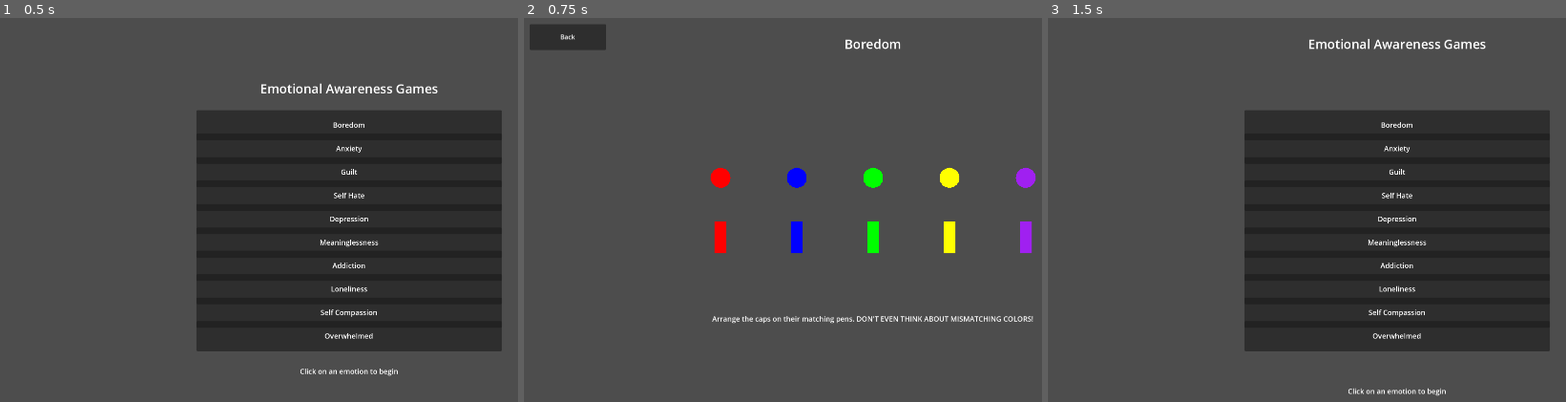
Above: before the commit, frames 1-3 (left to right).
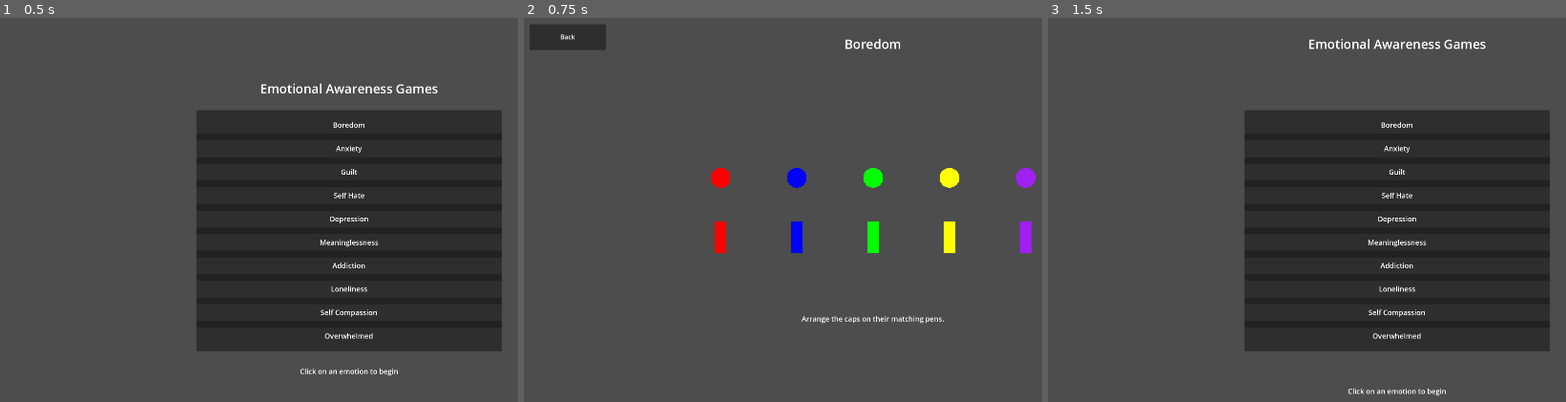
Above: after the commit, the same moments.

Repository: Erscheinung/awareness
Game: Godot game, scene res://main.tscn
The game is run twice, just before and just after one commit, with the same random seed, the same clock (stepped at 60 frames per second) and the same inputs.
Inputs:
- Up to frame 1 (0.5 s): no input
- Up to frame 2 (0.75 s): click "Boredom" at 0.5 s
- Up to frame 3 (1.5 s): click "Back" at 1.25 s

Frame 1 is identical in both runs. In frame 2, 0.6% of the frame differs, in the area x 36-99%, y 77-80%; in frame 3, nothing differs.

Commit message:
bug fixes

Diff:
--- a/main.gd
+++ b/main.gd
@@ -34,7 +34,7 @@
 var dragging_offset = Vector2.ZERO
 var boredom_stage = 0
 var boredom_messages = [
-	"Arrange the caps on their matching pens. DON'T EVEN THINK ABOUT MISMATCHING COLORS!",
+	"Arrange the caps on their matching pens.",
 	"That's not right. Try a different arrangement.",
 	"Still not correct. Try again but differently.",
 	"Not quite. Notice your frustration. How does boredom feel?",
@@ -54,7 +54,7 @@
 var anxiety_messages = [
 	"Tap each timer before it runs out.",
 	"Notice your heart rate increasing.",
-	"What will happen if you just let go?",
+	"Feel the urgency in your body.",
 	"What thoughts arise when you can't keep up?",
 	"Can you be present with this feeling without trying to control it?",
 	"Anxiety is just energy in the body.",
@@ -1173,7 +1173,7 @@
 		pleasure_meter.size.x = (pleasure_value / 100) * 200
 
 	# Update side effect overlay
-	side_effect_overlay.color = Color(0.8, 0.0, 0.0, side_effect_value / 10)
+	side_effect_overlay.color = Color(0.8, 0.0, 0.0, side_effect_value / 100)
 
 func spawn_bubble():
 	var bubble = ColorRect.new()
